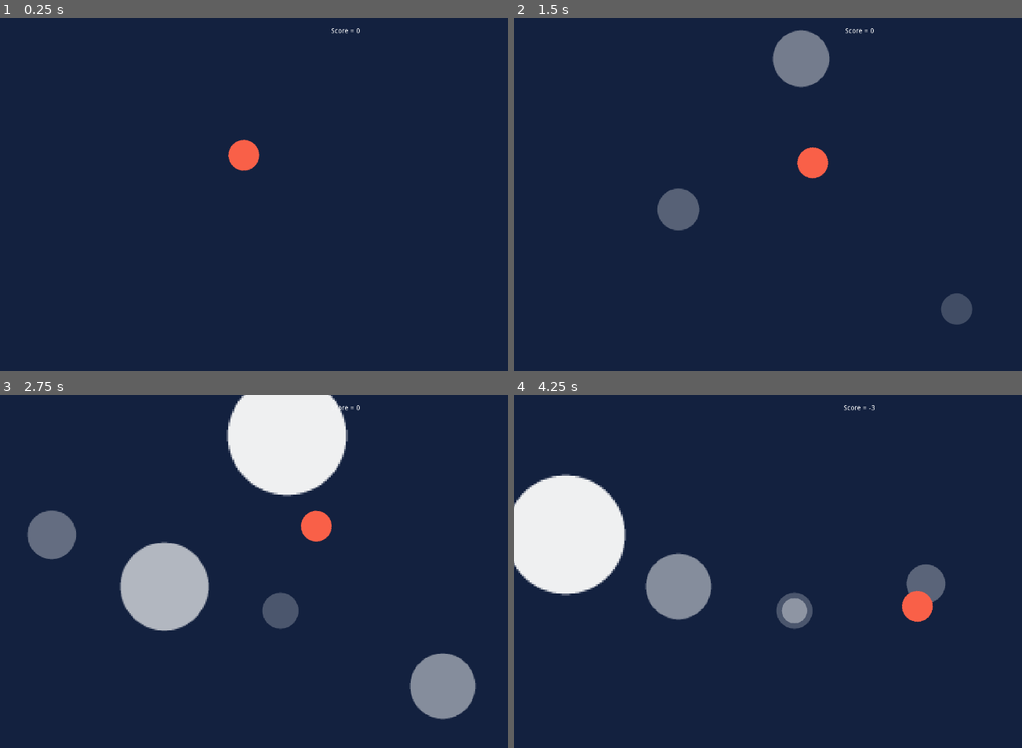
Above: before the commit, frames 1-4 (two rows, left to right).
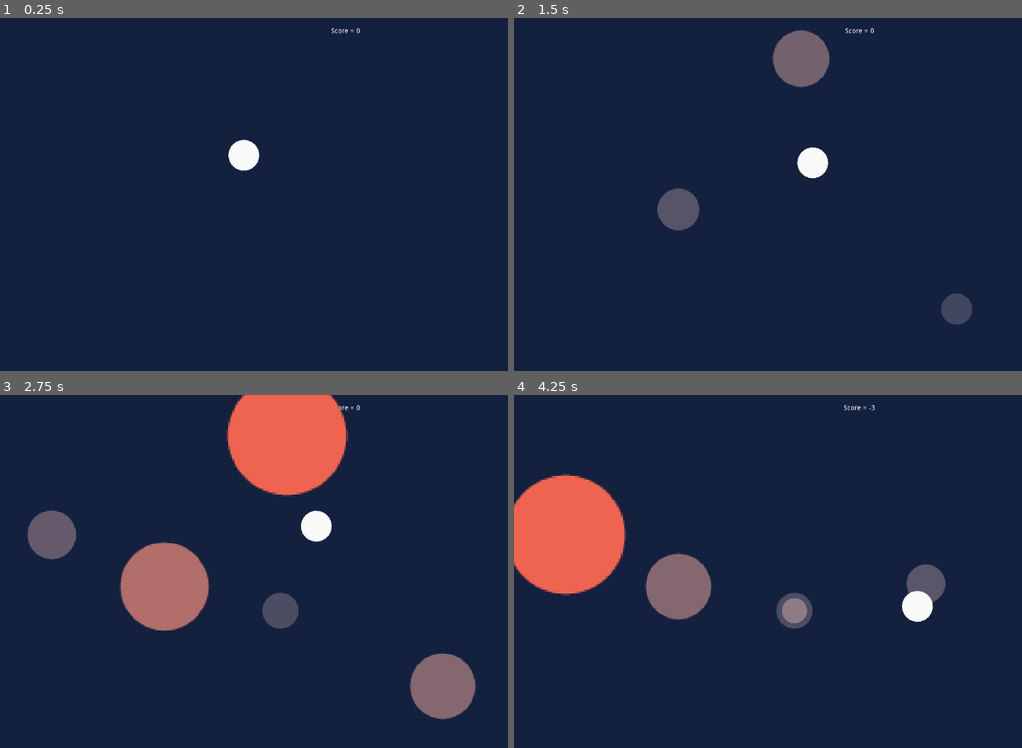
Above: after the commit, the same moments.

Repository: buildingonfire/bloodstream
Game: Godot game, scene res://scenes/World.tscn
The game is run twice, just before and just after one commit, with the same random seed, the same clock (stepped at 60 frames per second) and the same inputs.
Inputs (mouse positions are in pixels of both pictures, inside the frame that each line leads up to):
- Up to frame 1 (0.25 s): no input
- Up to frame 2 (1.5 s): move the mouse to (966, 176) at 0.52 s; move the mouse to (701, 212) at 1.27 s
- Up to frame 3 (2.75 s): move the mouse to (375, 493) at 2.02 s
- Up to frame 4 (4.25 s): move the mouse to (798, 642) at 2.77 s; move the mouse to (1016, 624) at 3.52 s

The runs differ from the first frame. In frame 1, 0.4% of the frame differs, in the area x 44-52%, y 34-44%; in frame 2, 1.8%; in frame 3, 11%, in the area x 23-94%, y 0-92%; in frame 4, 8.7%.

Commit message:
update colors

Diff:
--- a/scenes/enemy.tscn
+++ b/scenes/enemy.tscn
@@ -11,7 +11,7 @@
 growth_factor = 0.01
 maximum_size = 4.0
 color_a = Color( 0.980392, 0.980392, 0.980392, 0 )
-color_b = Color( 0.980392, 0.980392, 0.980392, 1 )
+color_b = Color( 0.980392, 0.380392, 0.286275, 1 )
 
 [node name="Sprite" type="Sprite" parent="."]
 texture = ExtResource( 1 )
--- a/scenes/player.tscn
+++ b/scenes/player.tscn
@@ -11,7 +11,7 @@
 script = ExtResource( 2 )
 
 [node name="Sprite" type="Sprite" parent="."]
-modulate = Color( 0.980392, 0.380392, 0.286275, 1 )
+modulate = Color( 0.980392, 0.980392, 0.980392, 1 )
 texture = ExtResource( 1 )
 
 [node name="CollisionShape2D" type="CollisionShape2D" parent="."]
